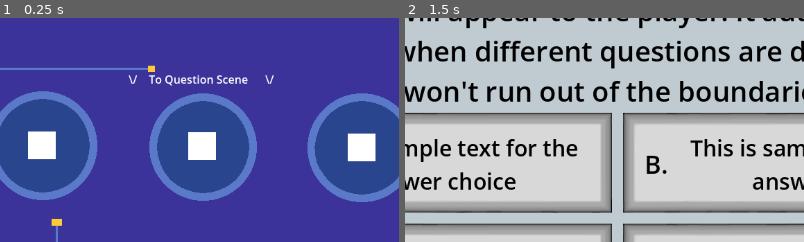
Above: before the commit, frames 1-2 (left to right).
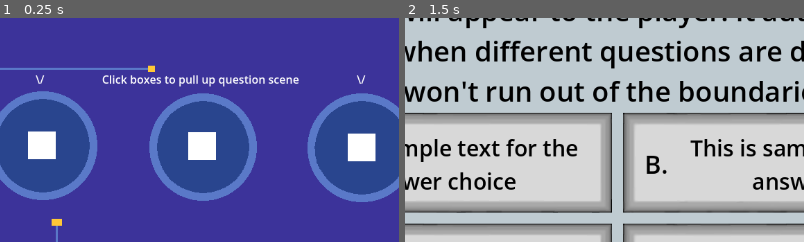
Above: after the commit, the same moments.

Repository: CalebJoines/Computer-Castle
Game: Godot game, scene res://Scenes/resource_picker.tscn
Same seed, same stepped clock (60 frames per second), same inputs: the game is played once before the commit and once after it.
Inputs (mouse positions are % of the whole screen's width and height, from its top left):
- Up to frame 1 (0.25 s): no input
- Up to frame 2 (1.5 s): tap Enter at 0.5 s; drag from (29, 51) to (69, 52) at 0.52 s; tap Space at 1.25 s; drag from (26, 55) to (74, 55) at 1.27 s
The pictures show only the part of the screen within x 23-73%, y 23-73%; the shares and areas given below are measured in that part.

The runs differ from the first frame. In frame 1, 1.2% of the frame differs, in the area x 8-92%, y 25-31%; in frame 2, nothing differs.

Commit message:
updated label

Diff:
--- a/computer-castle-/Scenes/resource_picker.tscn
+++ b/computer-castle-/Scenes/resource_picker.tscn
@@ -37,8 +37,8 @@
 text = "Go to Tower Defense map"
 
 [node name="Label" type="Label" parent="ClickableBoxes" unique_id=1870096570]
-offset_left = -121.0
+offset_left = -255.0
 offset_top = -100.0
-offset_right = 91.0
+offset_right = 254.0
 offset_bottom = -77.0
-text = "\\/    To Question Scene      \\/"
+text = "\\/                    Click boxes to pull up question scene                    \\/"
